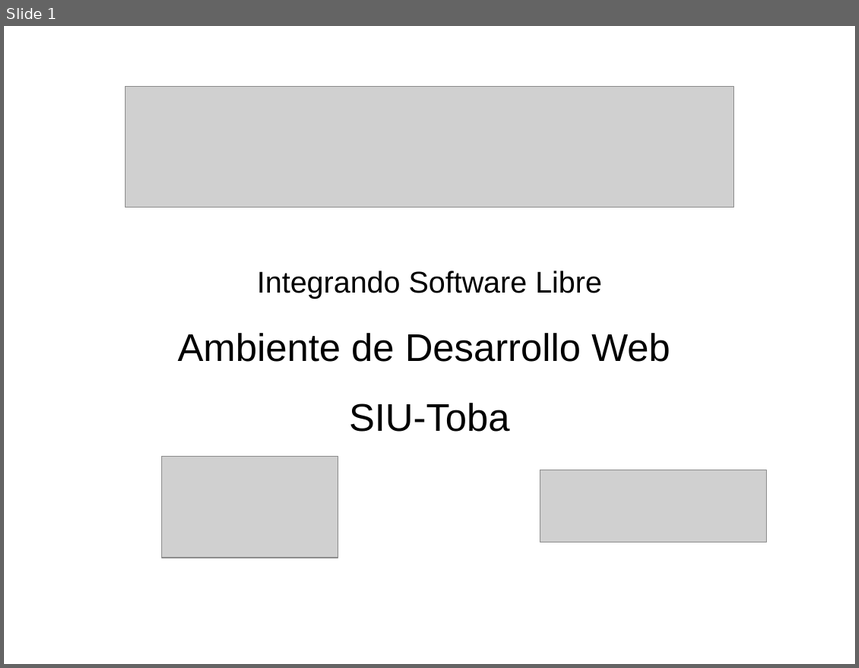
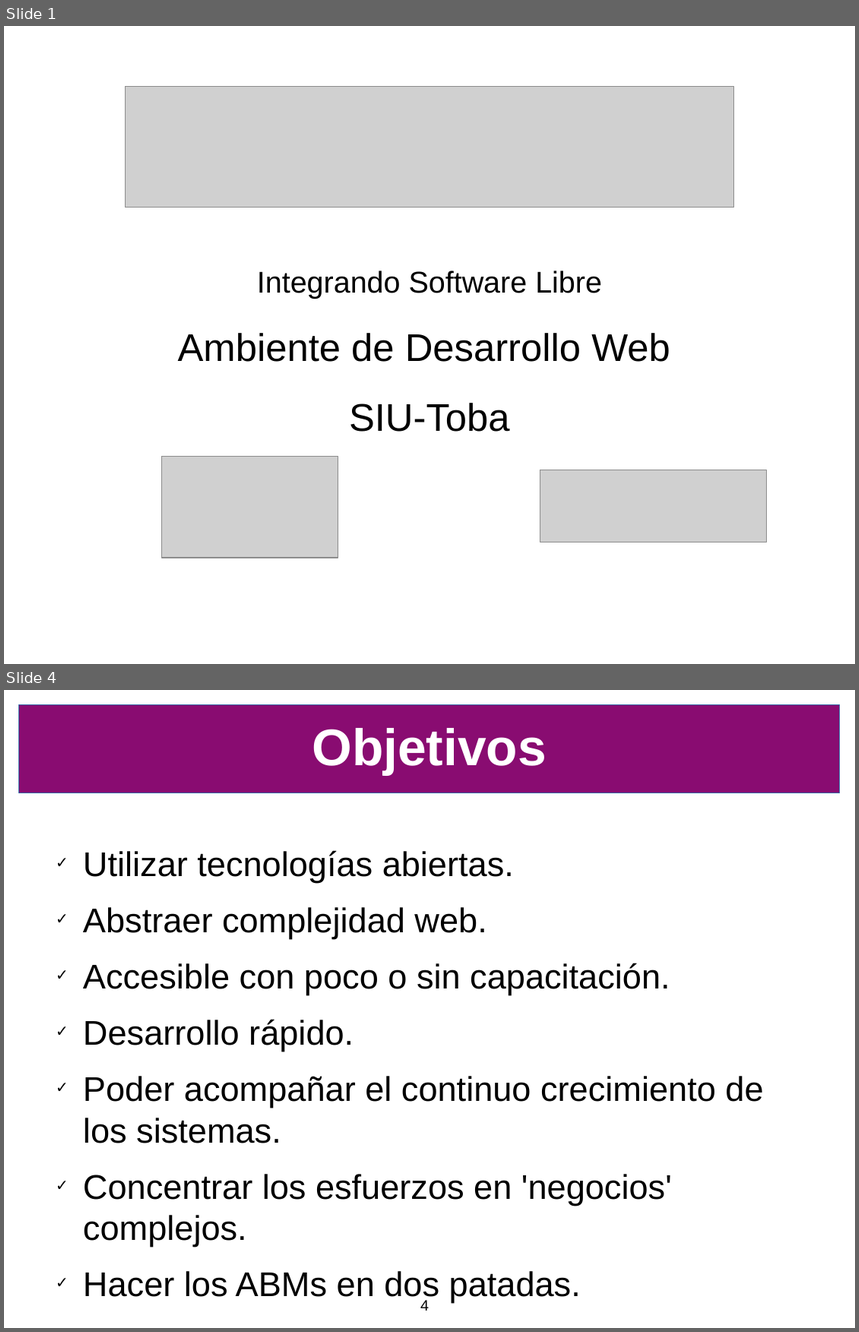
Before and after one commit to SIU-Toba/framework, a slide deck: doc/presentacion/CafeConf2006.odp. Shown one above the other, each under a label of ours: slide 1 before the commit, slides 1 and 4 after it; the slides between them are not shown. The pictures are 859x668 and 859x1332 pixels, drawn with LibreOffice and Linux fonts; fonts in the diff are those of the drawing; grey boxes stand for pictures; background and template pictures are left out. Boxes give left, top, right and bottom in pixels: in the first picture for what was removed or moved away, otherwise in the second. Text is boxed around its words. In the diff, an @@ line names an element or a change of style, - is before the commit and + after.

```diff
--- a/doc/presentacion/CafeConf2006.odp
+++ b/doc/presentacion/CafeConf2006.odp
@@ slide 4 added at (4, 690, 855, 1328), background #FFFFFF @@
@@ rectangle added at (19, 705, 841, 793), fill #890C71, outline #3465A4 0 pt @@
@@ title added at (313, 728, 547, 775), 48 pt, text #FFFFFF, bold @@
+Objetivos
@@ text added at (83, 850, 763, 1303), 32 pt, text #000000 @@
+✓ Utilizar tecnologías abiertas.
+✓ Abstraer complejidad web.
+✓ Accesible con poco o sin capacitación.
+✓ Desarrollo rápido.
+✓ Poder acompañar el continuo crecimiento de los sistemas.
+✓ Concentrar los esfuerzos en 'negocios' complejos.
+✓ Hacer los ABMs en dos patadas.
@@ page number added at (420, 1300, 429, 1311), 14 pt, text #000000 @@
+4
```
Also in this commit, not shown: 8 other slides added, 5 slides removed, 1 other file.
